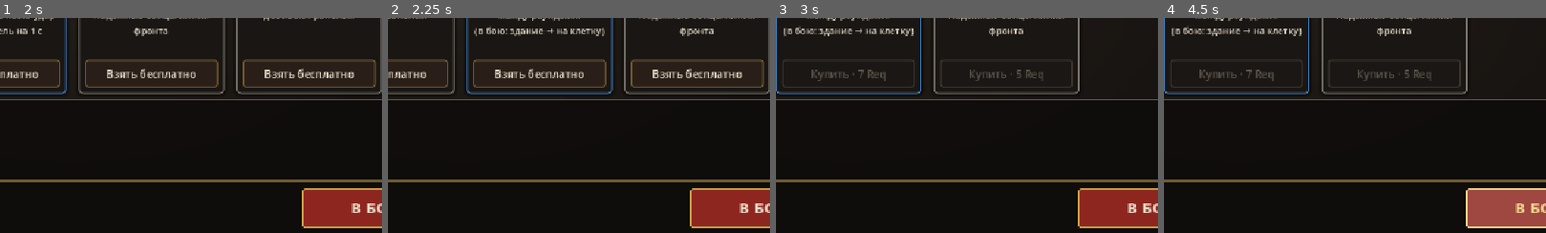
Above: before the commit, frames 1-4 (left to right).
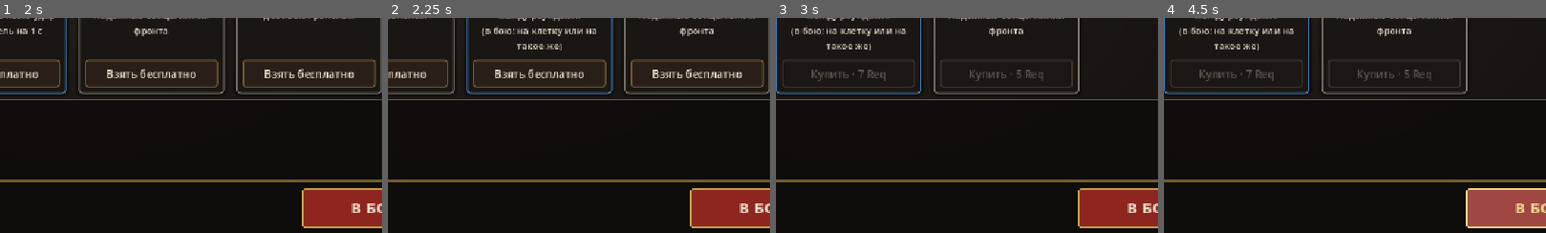
Above: after the commit, the same moments.

Repository: RediskaStethema/Godot_game
Game: Godot game, scene res://scenes/menu/MainMenu.tscn
The game is run twice, just before and just after one commit, with the same random seed, the same clock (stepped at 60 frames per second) and the same inputs.
Inputs:
- Up to frame 1 (2 s): click "НОВЫЙ ЗАБЕГ" at 0.5 s; click "Обновить · 5 Req" at 1.25 s
- Up to frame 2 (2.25 s): click "Обновить · 6 Req" at 2 s
- Up to frame 3 (3 s): click "Взять бесплатно" at 2.75 s
- Up to frame 4 (4.5 s): click "Продать +1" at 3.5 s; click "В БОЙ" at 4.25 s
The pictures show only the part of the screen within x 40-90%, y 50-100%; the shares and areas given below are measured in that part.

Frame 1 is identical in both runs. In frame 2, 1.0% of the frame differs, in the area x 22-57%, y 4-16%; in frame 3, 1.0%; in frame 4, 1.0%.

Commit message:
Upgrade buildings with their own card; fade buildings only in placement
- Dropping the same building card on an own building raises its level,
  up to CardData.MAX_BUILDING_LEVEL = 3; stats per level come from data
  (CardData.building_level_bonuses, compounding): turret +25% damage and
  +20% attack speed, wall +50% shield and +20% slow radius
- Building stats go through CardData.get_building_stats(); base card
  stats are no longer shared with the placed building
- Level shown as pips above the building, saved with the building
  (old saves load as level 1, loaded level is clamped)
- OcclusionFader fades buildings and the citadel only during placement;
  "To battle" turns it off and they return to full opacity
- tests/test_buildings.gd (10 checks); test_save checks building level

Co-Authored-By: Claude Opus 5.5 <noreply@anthropic.com>

Diff:
--- a/scenes/battle/BattleScene.gd
+++ b/scenes/battle/BattleScene.gd
@@ -23,6 +23,7 @@
 var inspector: SquadInspector = null
 var merge_menu: MergeMenu = null   # выбор «улучшить / вылечить» отряд его картой
 var pause_menu: PauseMenu = null
+var fader: OcclusionFader = null   # прозрачность построек — только на расстановке
 # Скорость боя: Engine.time_scale = базовый × GameSettings.battle_speed, только
 # пока идёт бой; базовый — тот, что был до боя (тесты гоняют с ускорением)
 var _base_time_scale: float = 1.0
@@ -100,8 +101,9 @@
 	renderer = IsoGridRenderer.new()
 	renderer.setup(iso_grid)
 	grid_renderer.add_child(renderer)
-	# Здания и цитадель полупрозрачны, пока за ними стоят бойцы
-	add_child(OcclusionFader.new())
+	# Здания и цитадель полупрозрачны, пока за ними стоят бойцы (только расстановка)
+	fader = OcclusionFader.new()
+	add_child(fader)
 	camera = BattleCamera.new()
 	add_child(camera)
 	camera.make_current()
@@ -289,7 +291,16 @@
 	_show_message("%s → %s (%s)" % [card.title, squad.data.unit_name, card.description])
 	return true
 
+# Здание на пустую клетку; такая же карта на своё здание — уровень +1
 func _play_building_card(card: CardData, tile: Vector2i) -> bool:
+	var own = _get_player_building_at(tile)
+	if own and own.card.id == card.id:
+		if not own.card.level_up_building():
+			_show_message("%s: максимальный уровень" % own.card.title)
+			return false
+		own.refresh_stats()
+		_show_message("%s улучшено до уровня %d/%d" % [own.card.title, own.card.building_level, CardData.MAX_BUILDING_LEVEL])
+		return true
 	if _is_tile_occupied(tile):
 		_show_message("Тайл занят")
 		return false
@@ -297,6 +308,12 @@
 	BattleManager.player_buildings[card] = tile
 	_show_message("Построено: %s" % card.title)
 	return true
+
+func _get_player_building_at(tile: Vector2i) -> Building:
+	for b in BattleManager.buildings:
+		if is_instance_valid(b) and b.tile == tile:
+			return b
+	return null
 
 func _open_merge_menu(card: CardData, squad: Squad) -> void:
 	if not MergeMenu.has_options(squad):
@@ -349,6 +366,7 @@
 # -------------------------------------------------------
 func _on_start_pressed() -> void:
 	is_placement_phase = false
+	fader.enabled = false
 	start_button.disabled = true
 	_close_merge_menu()
 	# Армия перед боем — в забег и в сохранение. До синергий: они меняют max_hp
--- a/scripts/autoload/BattleManager.gd
+++ b/scripts/autoload/BattleManager.gd
@@ -272,7 +272,7 @@
 		units.append(u)
 	var builds: Array = []
 	for card in player_buildings:
-		builds.append({"card": card.id, "tile": _v2i_to_arr(player_buildings[card])})
+		builds.append({"card": card.id, "tile": _v2i_to_arr(player_buildings[card]), "level": card.building_level})
 	var kingdom: Array = []
 	for t in kingdom_tiles:
 		kingdom.append(_v2i_to_arr(t))
@@ -300,6 +300,7 @@
 	for entry in d["buildings"]:
 		var card = CardFactory.create(entry["card"])
 		if card:
+			card.building_level = clampi(int(entry.get("level", 1)), 1, CardData.MAX_BUILDING_LEVEL)
 			player_buildings[card] = _arr_to_v2i(entry["tile"])
 	pending_cards = CardFactory.create_many(d["hand"])
 	battle_in_progress = bool(d.get("in_progress", false))
--- a/scripts/battle/Building.gd
+++ b/scripts/battle/Building.gd
@@ -22,6 +22,10 @@
 const SHOT_COLOR = Color(1.0, 0.8, 0.4)
 const SLOW_AURA_COLOR = Color(0.45, 0.65, 0.95, 0.05)
 const SLOW_AURA_LINE = Color(0.45, 0.65, 0.95, 0.30)
+# Уровень здания — ромбики над ним (1-й уровень без отметки)
+const LEVEL_PIP_SIZE: float = 5.0
+const LEVEL_PIP_GAP: float = 14.0
+const LEVEL_PIP_COLOR = Color(1.0, 0.82, 0.35)
 
 var card: CardData
 var tile: Vector2i
@@ -37,8 +41,13 @@
 	card = building_card
 	tile = grid_tile
 	building_type = card.building_type
-	stats = card.building_stats
 	texture_filter = CanvasItem.TEXTURE_FILTER_NEAREST
+	refresh_stats()
+
+# Статы по уровню карты (после улучшения — пересчитать)
+func refresh_stats() -> void:
+	stats = card.get_building_stats()
+	queue_redraw()
 
 # -------------------------------------------------------
 # ВИД
@@ -55,6 +64,17 @@
 		if shot_timer > Soldier.TIMER_EPSILON:
 			var a = shot_timer / SHOT_SHOW_TIME
 			draw_line(muzzle + aim.normalized() * BARREL_LENGTH, to_local(shot_target), Color(SHOT_COLOR, a), 2.0, true)
+	_draw_level_pips()
+
+func _draw_level_pips() -> void:
+	if card.building_level <= 1:
+		return
+	var top = get_occlusion_rect().position.y - global_position.y - LEVEL_PIP_SIZE * 2.0
+	var x0 = -LEVEL_PIP_GAP * (card.building_level - 1) / 2.0
+	for i in range(card.building_level):
+		var c = Vector2(x0 + i * LEVEL_PIP_GAP, top)
+		draw_colored_polygon(PackedVector2Array([c + Vector2(0, -LEVEL_PIP_SIZE), c + Vector2(LEVEL_PIP_SIZE, 0),
+			c + Vector2(0, LEVEL_PIP_SIZE), c + Vector2(-LEVEL_PIP_SIZE, 0)]), LEVEL_PIP_COLOR)
 
 # Центр верхней грани блока подклетки (i, j) на ярусе level
 func _block_top(i: float, j: float, level: int) -> Vector2:
--- a/scripts/battle/OcclusionFader.gd
+++ b/scripts/battle/OcclusionFader.gd
@@ -7,12 +7,15 @@
 # Только визуал: опрос REFRESH_INTERVAL раз в секунду, альфа плавно тянется к
 # цели каждый кадр. Гасится self_modulate — дочерние узлы (HP-бар цитадели) яркие.
 # Новая постройка подхватывается сама, если у неё есть get_occlusion_rect().
+# Только на расстановке (решение пользователя): в бою BattleScene выключает
+# enabled — постройки плавно возвращаются к полной непрозрачности.
 
 const FADE_ALPHA: float = 0.35
 const FADE_SPEED: float = 4.0            # единиц альфы в секунду
 const REFRESH_INTERVAL: float = 0.1
 const SOLDIER_HALF_WIDTH: float = 18.0   # полуширина спрайта бойца, px мира
 
+var enabled: bool = true
 var _targets: Dictionary = {}   # постройка → целевая альфа
 var _refresh_left: float = 0.0
 
@@ -37,7 +40,7 @@
 	var soldiers = SoldierRegistry.get_all_alive_soldiers()
 	for occ in _occluders():
 		if occ.has_method("get_occlusion_rect"):
-			_targets[occ] = FADE_ALPHA if _hides_anyone(occ, soldiers) else 1.0
+			_targets[occ] = FADE_ALPHA if enabled and _hides_anyone(occ, soldiers) else 1.0
 
 func _hides_anyone(occ: Node2D, soldiers: Array) -> bool:
 	var area: Rect2 = occ.get_occlusion_rect()
--- a/scripts/data/CardData.gd
+++ b/scripts/data/CardData.gd
@@ -22,6 +22,13 @@
 # --- Если building ---
 @export var building_type: String = ""  # "tower", "barracks", "altar"
 @export var building_stats: Dictionary = {}
+# Улучшение зданий: такая же карта, брошенная на построенное здание, — уровень +1
+# (до MAX_BUILDING_LEVEL). Прибавка за уровень — доля к стату, копится умножением
+# (как у отрядов): stat × (1 + бонус)^(уровень − 1). Уровень живёт с картой
+# здания между боями (BattleManager.player_buildings, сохранение).
+const MAX_BUILDING_LEVEL: int = 3
+@export var building_level_bonuses: Dictionary = {}   # стат → +доля за уровень
+var building_level: int = 1
 
 # --- Если upgrade ---
 @export var upgrade_type: String = ""   # "hp_boost", "damage_boost"
@@ -32,11 +39,29 @@
 # строка здесь + обработчик в BattleScene._card_handlers
 const PLAY_HINTS = {
 	"upgrade": "на свой отряд",
-	"building": "здание → на клетку",
+	"building": "на клетку или на такое же",
 }
 
 func get_play_hint() -> String:
 	return PLAY_HINTS.get(card_type, "")
+
+# Статы здания с учётом уровня (building_stats — база 1-го уровня, не меняется)
+func get_building_stats() -> Dictionary:
+	var stats = building_stats.duplicate()
+	for key in building_level_bonuses:
+		if stats.has(key):
+			stats[key] = stats[key] * pow(1.0 + building_level_bonuses[key], building_level - 1)
+	return stats
+
+func can_level_up_building() -> bool:
+	return card_type == "building" and not building_level_bonuses.is_empty() \
+		and building_level < MAX_BUILDING_LEVEL
+
+func level_up_building() -> bool:
+	if not can_level_up_building():
+		return false
+	building_level += 1
+	return true
 
 # Строка состава/характеристик отряда («×3  HP 100  УРН 12  ДАЛ 250»), пусто — не отряд
 func get_stats_line() -> String:
--- a/scripts/data/CardFactory.gd
+++ b/scripts/data/CardFactory.gd
@@ -170,6 +170,8 @@
 		"attack_speed": 1.5,
 		"attack_range": 300.0,
 	}
+	# Уровень (такая же карта на турель): +25% урона, +20% скорострельности
+	c.building_level_bonuses = {"damage": 0.25, "attack_speed": 0.20}
 	return c
 
 static func fortress_wall() -> CardData:
@@ -188,6 +190,8 @@
 		"slow_mult": 0.6,
 		"slow_radius": 130.0,
 	}
+	# Уровень (такая же карта на стену): +50% щита, +20% радиуса замедления
+	c.building_level_bonuses = {"shield": 0.50, "slow_radius": 0.20}
 	return c
 
 # -------------------------------------------------------
--- /dev/null
+++ b/tests/test_buildings.gd
@@ -0,0 +1,76 @@
+extends SceneTree
+
+# Здания: улучшение такой же картой (до CardData.MAX_BUILDING_LEVEL), статы по
+# уровню, прозрачность построек только на расстановке.
+#   godot --headless --path . -s tests/test_buildings.gd
+
+func _initialize() -> void:
+	root.get_node("SaveManager").enabled = false
+	root.get_node("GameSettings").battle_speed = 1.0
+	_main()
+
+func _frames(n: int) -> void:
+	for i in range(n): await process_frame
+
+func _check(label: String, ok: bool) -> void:
+	print("%s %s" % ["PASS" if ok else "FAIL", label])
+
+func _main() -> void:
+	await process_frame
+	var bm = root.get_node("BattleManager")
+	var rm = root.get_node("RunManager")
+	bm.reset_run()
+	rm.new_run(3)
+	for n in rm.map.nodes:
+		if n.is_battle() and n.wave == 1:
+			rm.current_node_id = n.id
+			rm.current_completed = false
+			break
+	root.get_node("EconomyManager").round_number = 1
+	bm.player_buildings[CardFactory.bolter_turret()] = Vector2i(0, 0)
+	bm.player_buildings[CardFactory.fortress_wall()] = Vector2i(1, 1)
+	change_scene_to_file("res://scenes/battle/BattleScene.tscn")
+	await _frames(3)
+	var battle = current_scene
+
+	var tower = battle._get_player_building_at(Vector2i(0, 0))
+	var wall = battle._get_player_building_at(Vector2i(1, 1))
+	_check("здания на поле, 1-й уровень", tower != null and wall != null \
+		and tower.card.building_level == 1 and wall.card.building_level == 1)
+
+	# Турель: такая же карта на неё — уровень +1, статы растут
+	var dmg1: float = tower.stats["damage"]
+	var spd1: float = tower.stats["attack_speed"]
+	var ok2 = battle._play_building_card(CardFactory.bolter_turret(), Vector2i(0, 0))
+	_check("турель → ур.2: +25% урона, +20% скорострельности", ok2 and tower.card.building_level == 2 \
+		and is_equal_approx(tower.stats["damage"], dmg1 * 1.25) and is_equal_approx(tower.stats["attack_speed"], spd1 * 1.2))
+	var ok3 = battle._play_building_card(CardFactory.bolter_turret(), Vector2i(0, 0))
+	var ok4 = battle._play_building_card(CardFactory.bolter_turret(), Vector2i(0, 0))
+	_check("турель → ур.3 (множители копятся), 4-я карта не тратится", ok3 and not ok4 \
+		and tower.card.building_level == 3 and is_equal_approx(tower.stats["damage"], dmg1 * 1.25 * 1.25))
+	_check("база карты не меняется", is_equal_approx(tower.card.building_stats["damage"], dmg1))
+
+	# Стена: щит и радиус замедления; чужая карта здания на неё — «занято»
+	var shield1: float = wall.get_citadel_shield()
+	var radius1: float = wall.stats["slow_radius"]
+	_check("турель на стену — не улучшение", not battle._play_building_card(CardFactory.bolter_turret(), Vector2i(1, 1)) \
+		and wall.card.building_level == 1)
+	battle._play_building_card(CardFactory.fortress_wall(), Vector2i(1, 1))
+	_check("стена → ур.2: щит +50%, радиус +20%", wall.card.building_level == 2 \
+		and is_equal_approx(wall.get_citadel_shield(), shield1 * 1.5) and is_equal_approx(wall.stats["slow_radius"], radius1 * 1.2))
+	_check("уровень на карте в забеге (сохранится)", bm.player_buildings.keys().any(
+		func(c): return c.id == "fortress_wall" and c.building_level == 2))
+
+	# Прозрачность: на расстановке включена, после «В БОЙ» — выключена, постройки непрозрачны
+	_check("расстановка: прозрачность включена", battle.fader.enabled)
+	tower.self_modulate.a = 0.35
+	battle._on_start_pressed()
+	await _frames(30)
+	_check("бой: прозрачность выключена, постройки непрозрачны", not battle.fader.enabled \
+		and is_equal_approx(tower.self_modulate.a, 1.0))
+	var shield_expected = shield1 * 1.5
+	_check("щит цитадели в бою — по уровню стены", bm.citadel_shield <= shield_expected + 0.01 \
+		and bm.citadel_shield > 0.0)
+
+	bm.stop_battle()
+	quit()
--- a/tests/test_save.gd
+++ b/tests/test_save.gd
@@ -79,7 +79,9 @@
 	bm.player_units = [t, s] as Array[UnitData]
 	bm.player_placements[t] = Vector2i(1, 1)
 	bm.player_placements[s] = Vector2i(3, 0)
-	bm.player_buildings[CardFactory.fortress_wall()] = Vector2i(0, 2)
+	var wall = CardFactory.fortress_wall()
+	wall.level_up_building()
+	bm.player_buildings[wall] = Vector2i(0, 2)
 	bm.pending_cards = [CardFactory.battle_fury(), CardFactory.tactical_squad()] as Array[CardData]
 	sv.save_run()
 	bm.reset_run()
@@ -95,7 +97,7 @@
 		and lt.saved_hp == [1.0, 0.35] and lt.squad_size == 2 and bm.player_placements.get(lt) == Vector2i(1, 1))
 	_check("раненый отряд на купленной клетке", ls.saved_hp == [0.5] and bm.player_placements.get(ls) == Vector2i(3, 0))
 	var bkeys = bm.player_buildings.keys()
-	_check("здания и рука", bkeys.size() == 1 and bkeys[0].id == "fortress_wall" \
+	_check("здания (уровень 2) и рука", bkeys.size() == 1 and bkeys[0].id == "fortress_wall" and bkeys[0].building_level == 2 \
 		and bm.player_buildings[bkeys[0]] == Vector2i(0, 2) and _ids(bm.pending_cards) == "battle_fury,tactical_squad")
 
 	# 4. «Продолжить» после пройденного боя → магазин следующей волны
Not shown, added: tests/test_buildings.gd.uid
